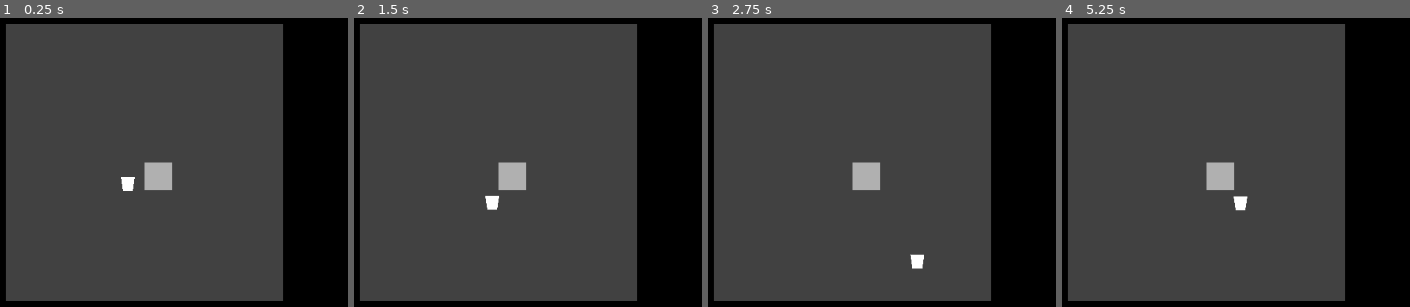
Above: before the commit, frames 1-4 (left to right).
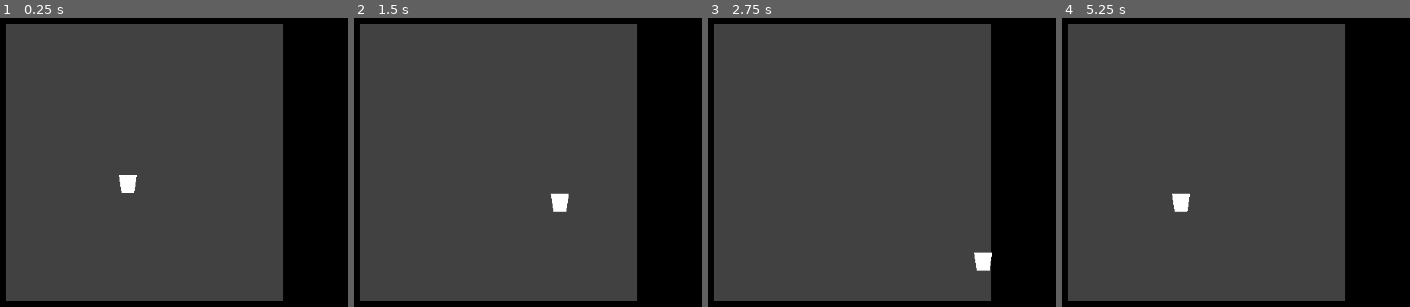
Above: after the commit, the same moments.

Repository: hexagonhexagon/saw-game
Game: Godot game, scene res://main.tscn
Same seed, same stepped clock (60 frames per second), same inputs: the game is played once before the commit and once after it.
Inputs:
- Up to frame 1 (0.25 s): no input
- Up to frame 2 (1.5 s): tap Enter at 0.5 s; hold D (move_right) 0.53-1.28 s; hold S (move_down) from 1.28 s (still down)
- Up to frame 3 (2.75 s): release S (move_down) at 2.03 s; hold D (move_right) from 2.03 s (still down)
- Up to frame 4 (5.25 s): release D (move_right) at 2.78 s; hold W (move_up) 2.78-3.53 s; hold A (move_left) 3.53-5.03 s; hold S (move_down) from 5.03 s (still down)

The runs differ from the first frame. In frame 1, 0.9% of the frame differs, in the area x 34-50%, y 49-61%; in frame 2, 1.3%; in frame 3, 1.3%, in the area x 41-82%, y 49-88%; in frame 4, 1.3%.

Commit message:
arena wall borders

Diff:
--- a/main.tscn
+++ b/main.tscn
@@ -6,7 +6,10 @@
 radius = 9.0
 
 [sub_resource type="RectangleShape2D" id="RectangleShape2D_0xm2m"]
-size = Vector2(40, 40)
+size = Vector2(40, 400)
+
+[sub_resource type="RectangleShape2D" id="RectangleShape2D_ig7tw"]
+size = Vector2(480, 40)
 
 [node name="Root" type="Control"]
 layout_mode = 3
@@ -60,6 +63,7 @@
 
 [node name="Player" type="CharacterBody2D" parent="Arena"]
 position = Vector2(-24, 31)
+scale = Vector2(1.3, 1.3)
 script = ExtResource("1_ig7tw")
 speed = 150.0
 metadata/_edit_group_ = true
@@ -73,13 +77,28 @@
 [node name="PlayerCollision" type="CollisionShape2D" parent="Arena/Player"]
 shape = SubResource("CircleShape2D_ig7tw")
 
-[node name="Wall" type="StaticBody2D" parent="Arena"]
+[node name="InvisibleWallLeft" type="StaticBody2D" parent="Arena"]
 
-[node name="ColorRect" type="ColorRect" parent="Arena/Wall"]
-offset_right = 40.0
-offset_bottom = 40.0
-color = Color(0.68859524, 0.6885953, 0.6885953, 1)
+[node name="CollisionShape2D" type="CollisionShape2D" parent="Arena/InvisibleWallLeft"]
+position = Vector2(-220, 0)
+shape = SubResource("RectangleShape2D_0xm2m")
 
-[node name="CollisionShape2D" type="CollisionShape2D" parent="Arena/Wall"]
-position = Vector2(20, 20)
+[node name="InvisibleWallTop" type="StaticBody2D" parent="Arena"]
+
+[node name="CollisionShape2D" type="CollisionShape2D" parent="Arena/InvisibleWallTop"]
+position = Vector2(0, -220)
+shape = SubResource("RectangleShape2D_ig7tw")
+
+[node name="InvisibleWallBottom" type="StaticBody2D" parent="Arena"]
+position = Vector2(0, 440)
+
+[node name="CollisionShape2D" type="CollisionShape2D" parent="Arena/InvisibleWallBottom"]
+position = Vector2(0, -220)
+shape = SubResource("RectangleShape2D_ig7tw")
+
+[node name="InvisibleWallRight" type="StaticBody2D" parent="Arena"]
+position = Vector2(440, 0)
+
+[node name="CollisionShape2D" type="CollisionShape2D" parent="Arena/InvisibleWallRight"]
+position = Vector2(-220, 0)
 shape = SubResource("RectangleShape2D_0xm2m")
Not shown: 1 places in main.tscn that only renumber resources
